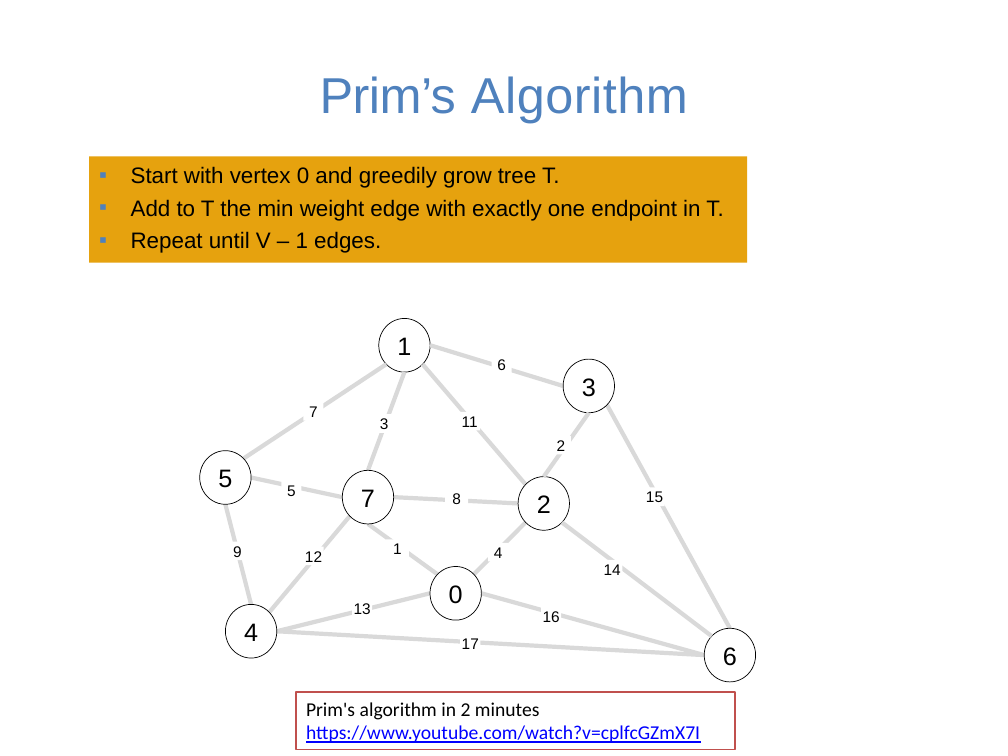
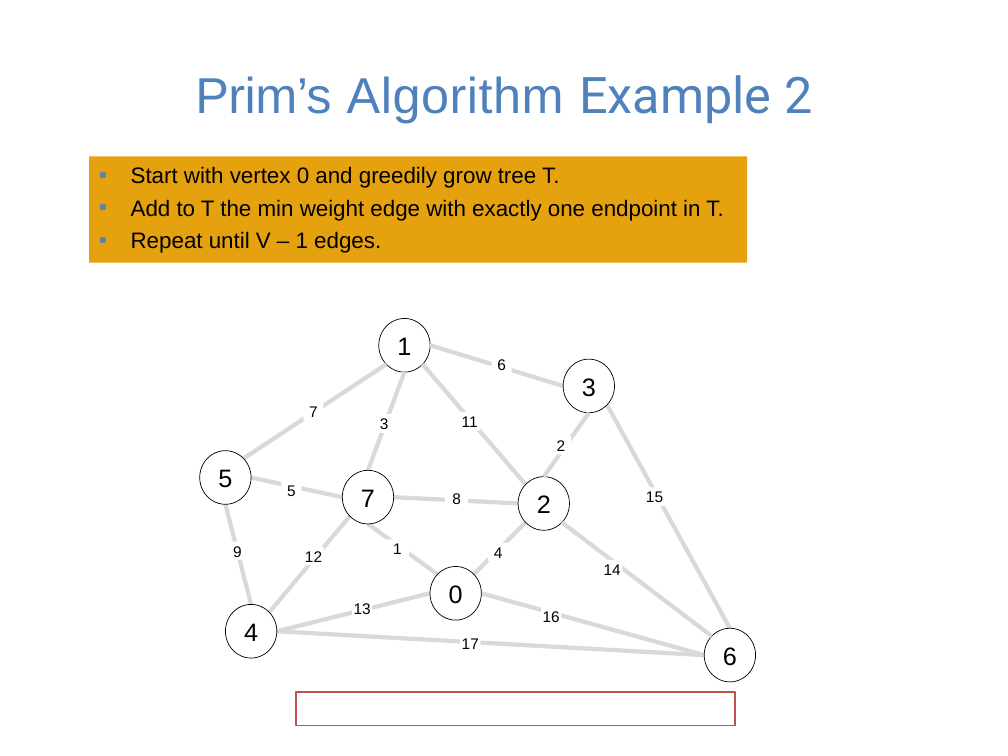
Before and after one commit to guhofstra/CSC111Fa25, a slide deck: slide 13 of PPTs/Lecture 12-minimum spanning trees.pptx (slide 6 before the commit). Drawn at 1008x756 pixels with LibreOffice and Linux fonts; fonts in the diff are those of the drawing. Boxes give left, top, right and bottom in pixels: in the first picture for what was removed or moved away, otherwise in the second. Text is boxed around its words. In the diff, an @@ line names an element or a change of style, - is before the commit and + after.

```diff
--- a/PPTs/Lecture 12-minimum spanning trees.pptx
+++ b/PPTs/Lecture 12-minimum spanning trees.pptx
@@ title at bbox=[195, 75, 812, 124]: text changed @@
-Prim’s Algorithm
+Prim’s Algorithm Example 2
@@ rectangle: place and size @@
-rectangle at bbox=[296, 691, 735, 749]
+rectangle at bbox=[296, 691, 735, 726]
@@ text in rectangle at bbox=[306, 702, 700, 743]: text removed @@
-Prim's algorithm in 2 minutes
-https://www.youtube.com/watch?v=cplfcGZmX7I
```
Also in this commit, not shown: 3 other slides changed, 16 slides added, 3 other files.
